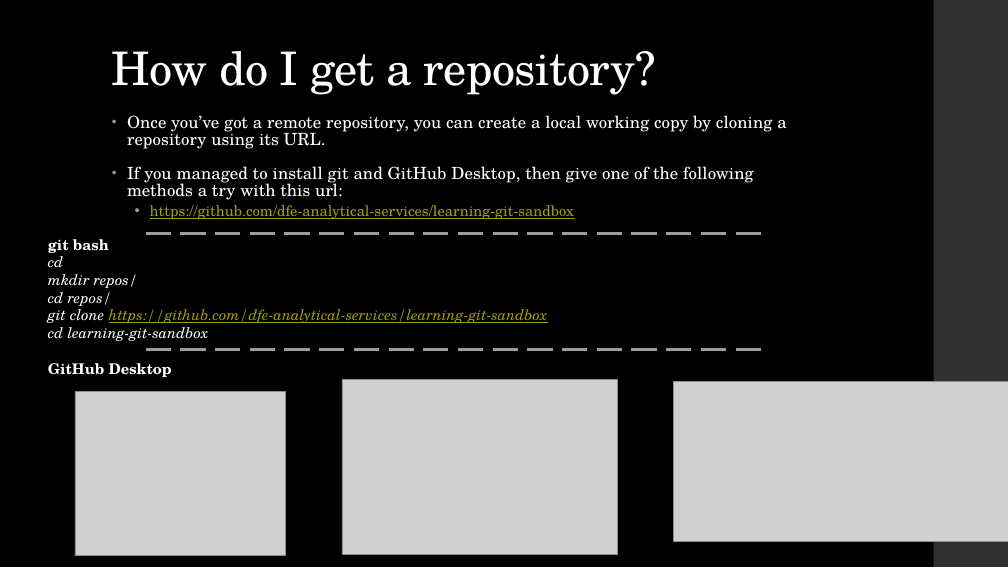
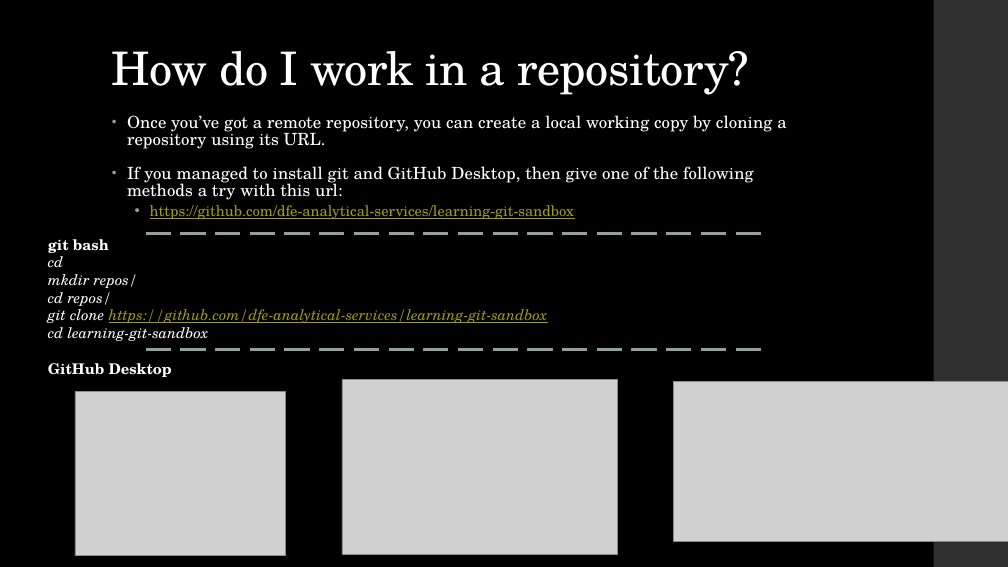
Before and after one commit to dfe-analytical-services/techskills_workshops, a slide deck: slide 28 of slides/workshopslides_quick-git.pptx (slide 22 before the commit). Drawn at 1008x567 pixels with LibreOffice and Linux fonts; fonts in the diff are those of the drawing; grey boxes stand for pictures. Boxes give left, top, right and bottom in pixels: in the first picture for what was removed or moved away, otherwise in the second. Text is boxed around its words. In the diff, an @@ line names an element or a change of style, - is before the commit and + after.

```diff
--- a/slides/workshopslides_quick-git.pptx
+++ b/slides/workshopslides_quick-git.pptx
@@ title at [112,51,749,95]: text changed @@
-How do I get a repository?
+How do I work in a repository?
```
Also in this commit, not shown: 10 other slides changed, 6 slides added.
